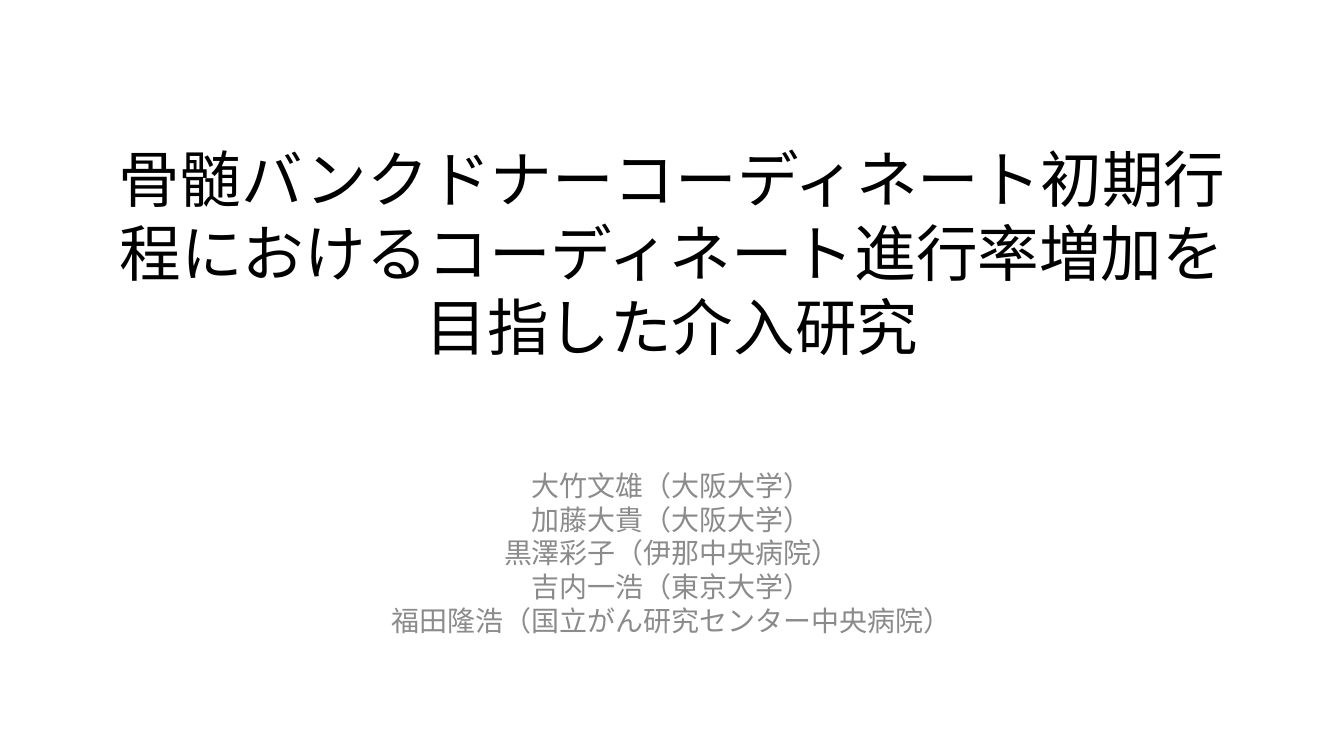
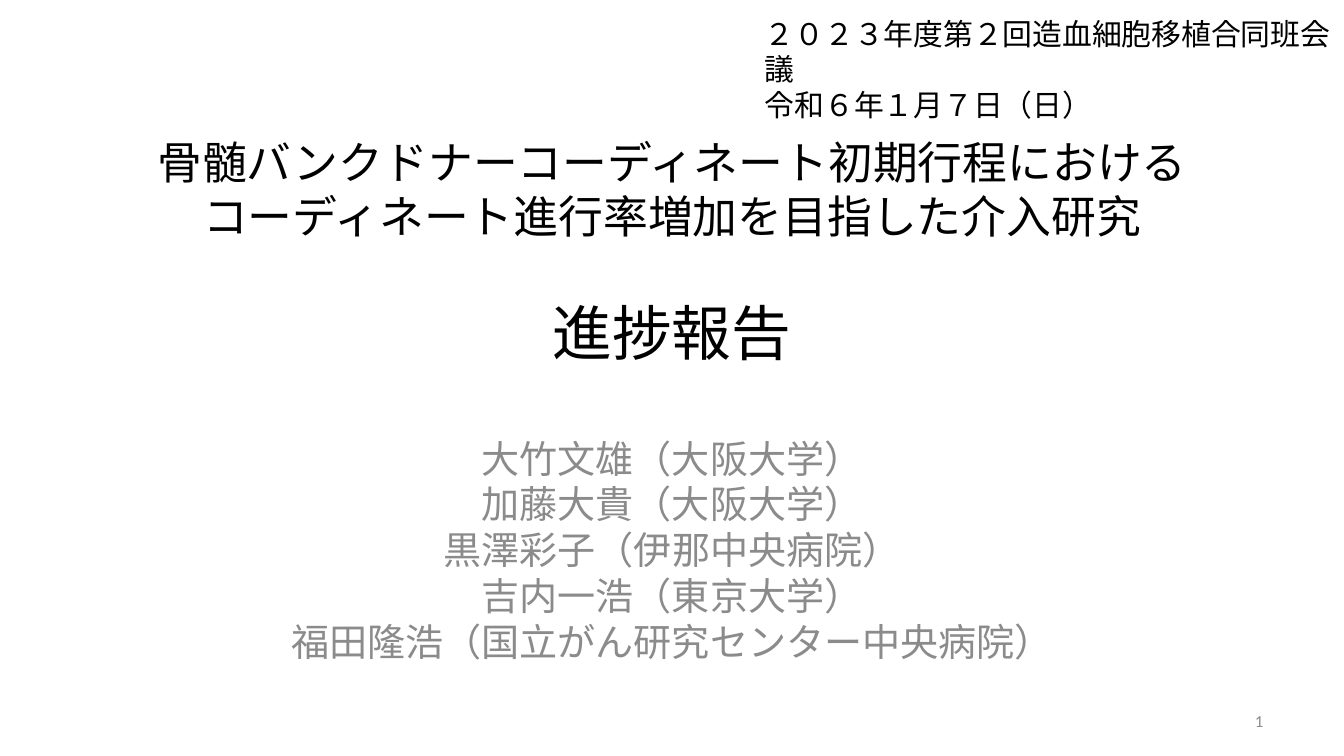
Before and after one commit to JMDP-behavioral-economics/RCT-Nudge, a slide deck: slide 1 of targeting.pptx. Drawn at 1344x756 pixels with LibreOffice and Linux fonts; fonts in the diff are those of the drawing. Boxes give left, top, right and bottom in pixels: in the first picture for what was removed or moved away, otherwise in the second. Text is boxed around its words. In the diff, an @@ line names an element or a change of style, - is before the commit and + after.

Commit message:
fix pptx

```diff
--- a/targeting.pptx
+++ b/targeting.pptx
@@ text added at box(765, 90, 1092, 119), 16 pt, text #000000 @@
+２０２３年度第２回造血細胞移植合同班会議
+令和６年１月７日（日）
@@ title at box(157, 141, 1187, 361): text changed; size 33 to 24 pt @@
-骨髄バンクドナーコーディネート初期行程におけるコーディネート進行率増加を目指した介入研究
+骨髄バンクドナーコーディネート初期行程における
+コーディネート進行率増加を目指した介入研究
+進捗報告
@@ subtitle "大竹文雄（大阪大学） 加藤大貴（大阪大学） 黒澤彩子（伊那中央病院） 吉内一浩（東京大学） 福田隆浩（国立がん研究センタ ..." at box(291, 440, 1053, 660): size 15 to 20.4 pt; more space between paragraphs @@
@@ page number added at box(1255, 716, 1264, 727), 9 pt, text #8C8C8C @@
+1
```
Also in this commit, not shown: 2 other slides changed, 4 slides added.
